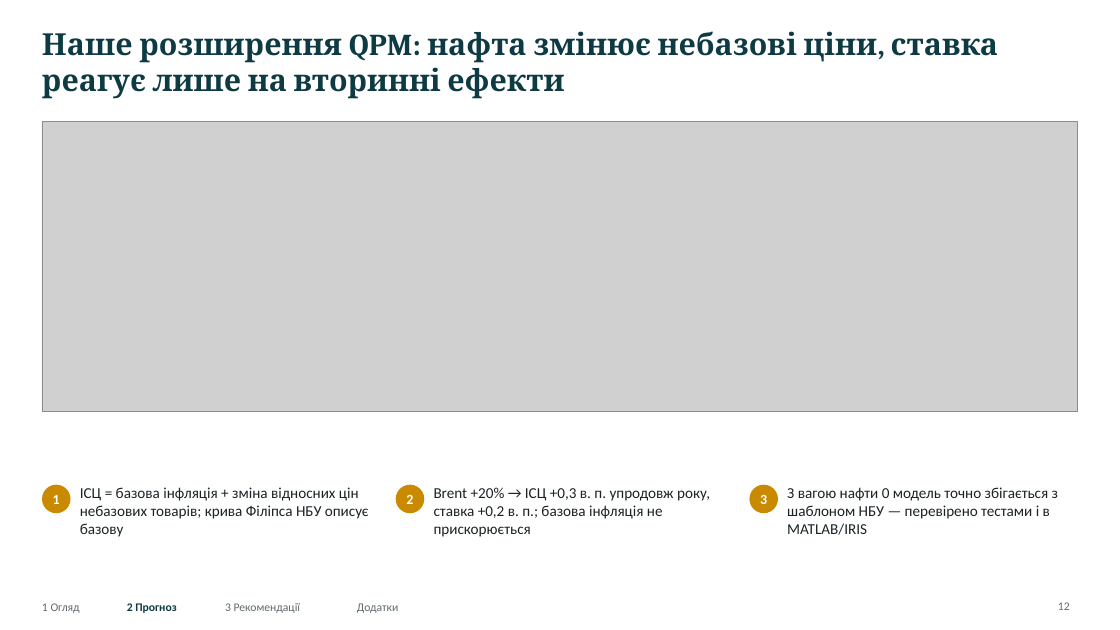
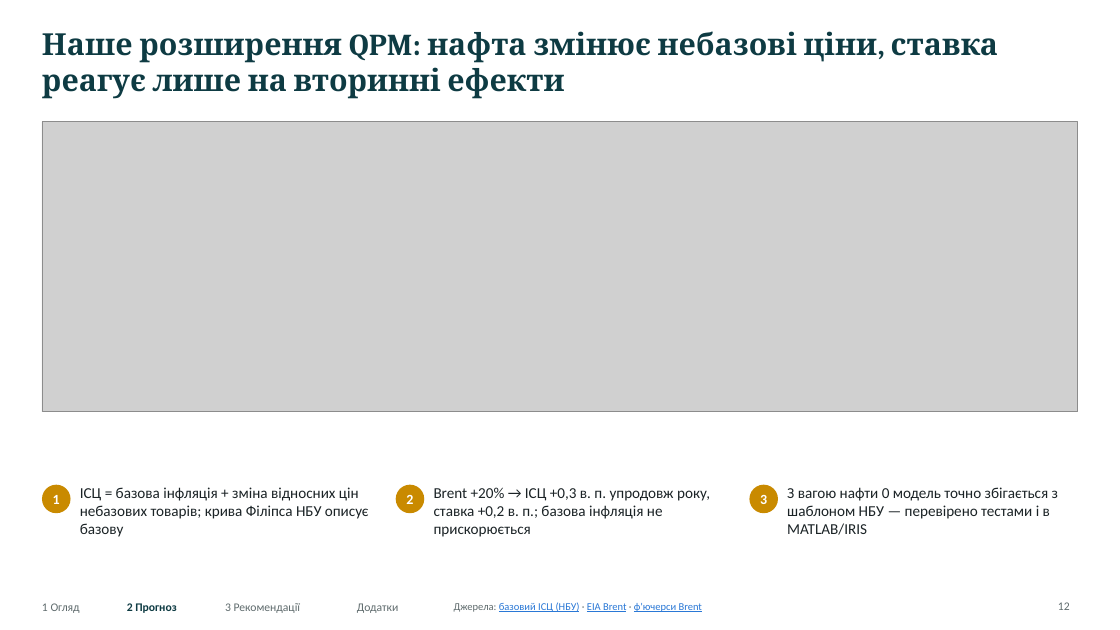
Before and after one commit to caplitt/nbu-challenge-2026, a slide deck: slide 12 of presentation/NBU_University_Challenge_2026.pptx. Drawn at 1120x630 pixels with LibreOffice and Linux fonts; fonts in the diff are those of the drawing; grey boxes stand for pictures. Boxes give left, top, right and bottom in pixels: in the first picture for what was removed or moved away, otherwise in the second. Text is boxed around its words. In the diff, an @@ line names an element or a change of style, - is before the commit and + after.

```diff
--- a/presentation/NBU_University_Challenge_2026.pptx
+++ b/presentation/NBU_University_Challenge_2026.pptx
@@ text added at (x1=454, y1=602, x2=702, y2=612), 9 pt, text #2A78D6, underline @@
+Джерела: базовий ІСЦ (НБУ) · EIA Brent · ф'ючерси Brent
```
Also in this commit, not shown: 25 other slides changed, 13 other files.
